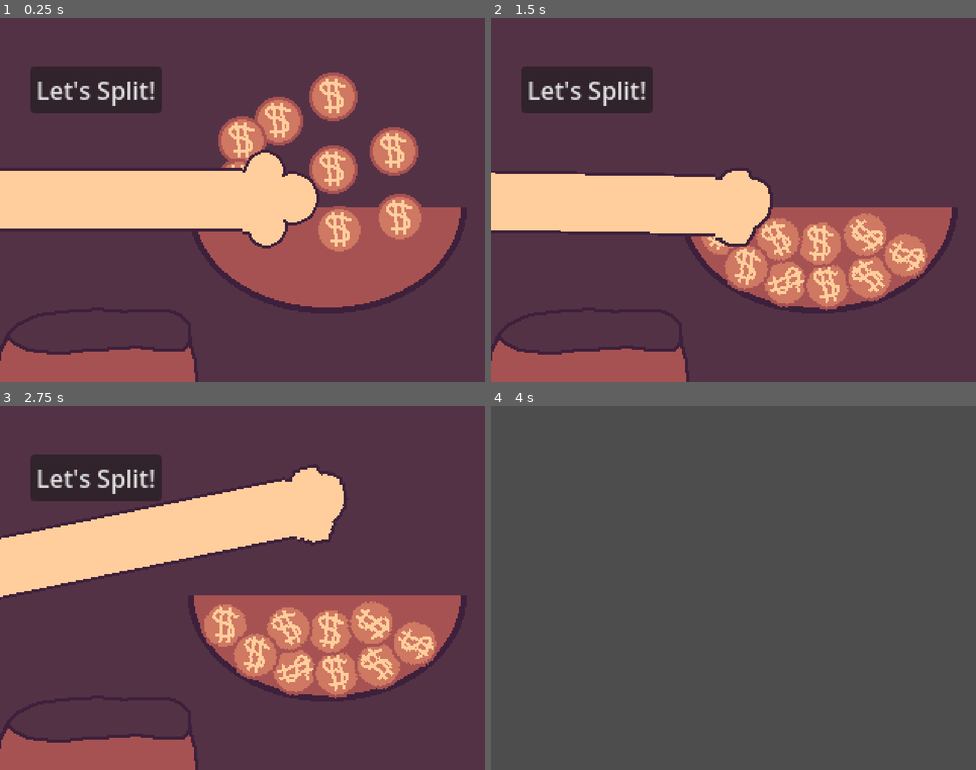
Above: before the commit, frames 1-4 (two rows, left to right).
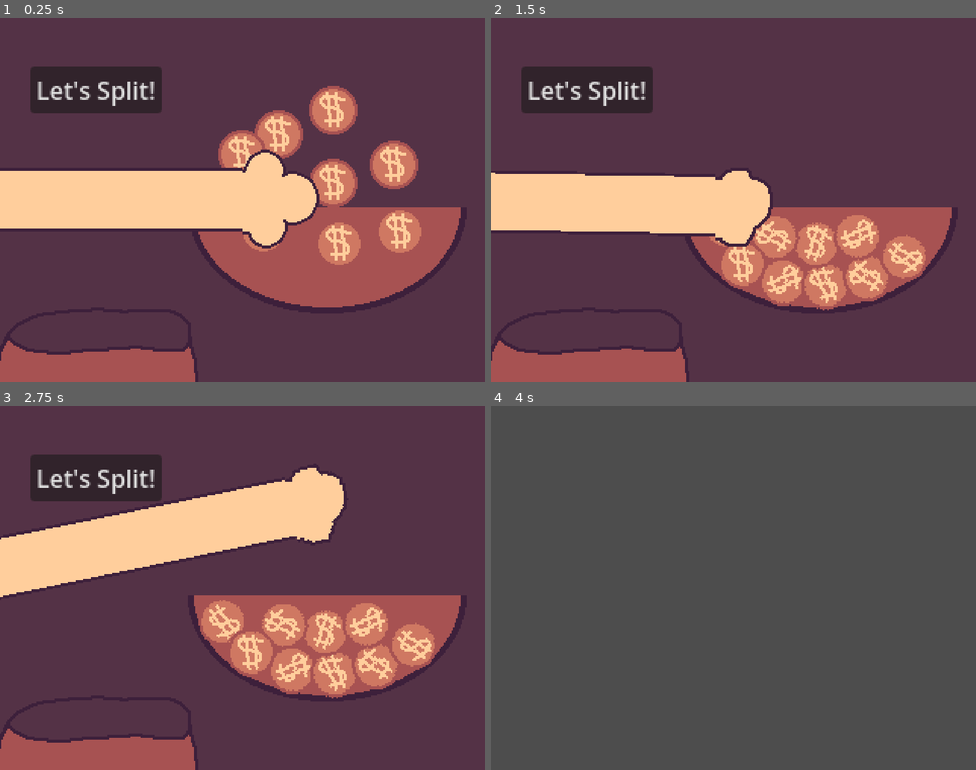
Above: after the commit, the same moments.

Repository: delano-vevo/take-it-in
Game: Godot game, scene res://Thievery/Thievery.tscn
The game is run twice, just before and just after one commit, with the same random seed, the same clock (stepped at 60 frames per second) and the same inputs. This scene is started directly instead of the project's main scene.
Inputs (mouse positions are in pixels of both pictures, inside the frame that each line leads up to):
- Up to frame 1 (0.25 s): no input
- Up to frame 2 (1.5 s): tap Enter at 0.5 s; move the mouse to (840, 181) at 0.52 s; press the mouse at (840, 181) at 0.53 s; hold D (move_right) 0.53-1.25 s; release the mouse at (840, 181) at 1.25 s; drag from (636, 218) to (874, 181) at 1.27 s
- Up to frame 3 (2.75 s): move the mouse to (291, 507) at 2.02 s; press the mouse at (291, 507) at 2.03 s; hold D (move_right) from 2.03 s (still down); tap Space (loot) at 2.1 s
- Up to frame 4 (4 s): release D (move_right) at 2.75 s; release the mouse at (782, 507) at 2.75 s; click "Let's Split!" at 2.75 s; tap Space (loot) at 3.5 s; drag from (709, 660) to (588, 533) at 3.52 s

The runs differ from the first frame. In frame 1, 6.5% of the frame differs, in the area x 45-87%, y 15-68%; in frame 2, 3.1%; in frame 3, 3.6%; in frame 4, nothing differs.

Commit message:
Reworked hand physics to integrate better with RigidBody engine

Diff:
--- a/Thievery/Goodies/GoldCoin.tscn
+++ b/Thievery/Goodies/GoldCoin.tscn
@@ -7,6 +7,8 @@
 radius = 14.0
 
 [node name="GoldCoin" type="RigidBody2D" unique_id=67825559 groups=["goodies"]]
+collision_layer = 8
+collision_mask = 9
 script = ExtResource("1_scdh0")
 metadata/_custom_type_script = "uid://gtyq7bep6amb"
 
--- a/Thievery/Goodies/goodie.gd
+++ b/Thievery/Goodies/goodie.gd
@@ -1,34 +1,43 @@
 class_name Goodie
 extends RigidBody2D
 ## Implements a generic goodie/trinket/bauble/etc. that the player can grab for money in the thievery minigame
+
+## Constants
+const DRAG_STRENGTH: float = 10.0 ## Strength with which the player hand drags the goodies
+const MOUSE_DAMPING: float = 0.25 ## Damping applied to mouse_velocity on release
 
 ## Gameplay variables
 @export var money_amount: float = 1.0 ## The amount of money this particular goodie is worth
 @onready var position_offset: Vector2 ## An offset value set when this object is grabbed to determine manual positioning
 @onready var hand: Sprite2D ## Keeps a reference to the Hand sprite from TheifHand controller for positional code while grabbed
-
-## Initialize
-func _ready() -> void:
-	# TODO: decide what freeze mode to use after further testing
-	pass#freeze_mode = FREEZE_MODE_KINEMATIC
+@onready var is_grabbed: bool ## Maintains a boolean indicating whether the object is currently grabbed
+@onready var is_released: bool = false ## Boolean that flips for a frame on object release; useful for physics code
 
 ## Game loop
-#func _integrate_forces(state) -> void:
-func _physics_process(delta: float) -> void:
-	if (freeze):
-		# Override physics with manual position based on hand offset
-		var targ_position: Vector2 = hand.global_position + position_offset
-		global_transform.origin = targ_position
+## Grab code is handled in _integrate_forces() to retain physics properties while grabbing
+func _integrate_forces(state: PhysicsDirectBodyState2D) -> void:
+	if (is_grabbed):
+		# Apply a dragging effect on grabbed, while maintaining physics state otherwise
+		var lin_vel = global_position.direction_to(hand.global_position + position_offset)
+		lin_vel *= global_position.distance_to(hand.global_position + position_offset)
+		linear_velocity = lin_vel * DRAG_STRENGTH
+	elif (is_released):
+		# Zero out the velocity and apply last mouse velocity instead
+		linear_velocity = Input.get_last_mouse_velocity() * MOUSE_DAMPING
+		is_released = false # Flip the released flag back
 
 ## Called when grabbed by the hand
 func grabbed(grab_hand: Sprite2D) -> void:
 	hand = grab_hand # Save reference
-	freeze = true
+	is_grabbed = true
+	is_released = false
 	# Capture position offset
 	position_offset = global_position - hand.global_position
 
 ## Called when released by the hand
 func released() -> void:
-	if (freeze):
+	if (is_grabbed):
+		#linear_velocity = Vector2.ZERO
 		apply_central_impulse(Input.get_last_mouse_velocity())
-		freeze = false
+		is_grabbed = false
+		is_released = true
--- a/Thievery/ThiefBag.tscn
+++ b/Thievery/ThiefBag.tscn
@@ -8,7 +8,14 @@
 radius = 6.0
 height = 128.0
 
+[sub_resource type="RectangleShape2D" id="RectangleShape2D_gq3in"]
+size = Vector2(4, 32)
+
+[sub_resource type="RectangleShape2D" id="RectangleShape2D_c55ln"]
+size = Vector2(8, 26)
+
 [node name="ThiefBag" type="Area2D" unique_id=1923026651]
+collision_mask = 9
 script = ExtResource("1_tlidt")
 
 [node name="BackSprite" type="Sprite2D" parent="." unique_id=1033199616]
@@ -26,4 +33,16 @@
 rotation = 1.5707964
 shape = SubResource("CapsuleShape2D_4wlj2")
 
+[node name="BagSideLeft" type="StaticBody2D" parent="." unique_id=742401325]
+
+[node name="CollisionShape2D" type="CollisionShape2D" parent="BagSideLeft" unique_id=294125972]
+position = Vector2(-60, -14)
+shape = SubResource("RectangleShape2D_gq3in")
+
+[node name="BagSideRight" type="StaticBody2D" parent="." unique_id=787435008]
+
+[node name="CollisionShape2D" type="CollisionShape2D" parent="BagSideRight" unique_id=976224356]
+position = Vector2(62, -11)
+shape = SubResource("RectangleShape2D_c55ln")
+
 [connection signal="body_entered" from="." to="." method="_on_body_entered"]
--- a/Thievery/ThiefHand.tscn
+++ b/Thievery/ThiefHand.tscn
@@ -20,6 +20,8 @@
 hframes = 2
 
 [node name="HandArea" type="Area2D" parent="HandSprite" unique_id=1960062190]
+collision_layer = 2
+collision_mask = 8
 
 [node name="CollisionShape2D" type="CollisionShape2D" parent="HandSprite/HandArea" unique_id=426790262]
 position = Vector2(22, 0)
--- a/project.godot
+++ b/project.godot
@@ -81,10 +81,12 @@
 2d_physics/layer_1="Environment"
 2d_physics/layer_2="Entities"
 2d_physics/layer_3="Interactables"
+2d_physics/layer_4="Goodies"
 
 [physics]
 
 3d/physics_engine="Jolt Physics"
+2d/default_gravity=1280.0
 
 [rendering]
 
